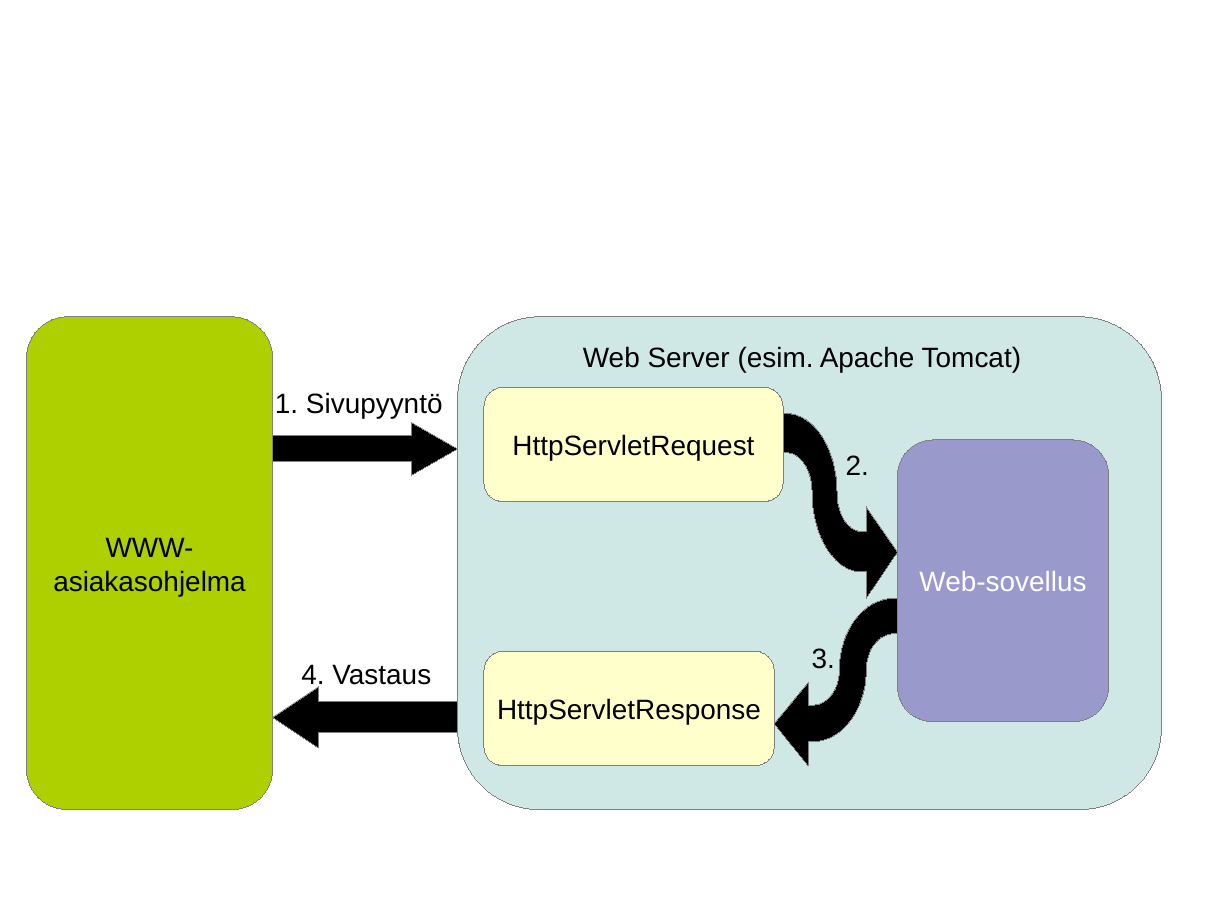
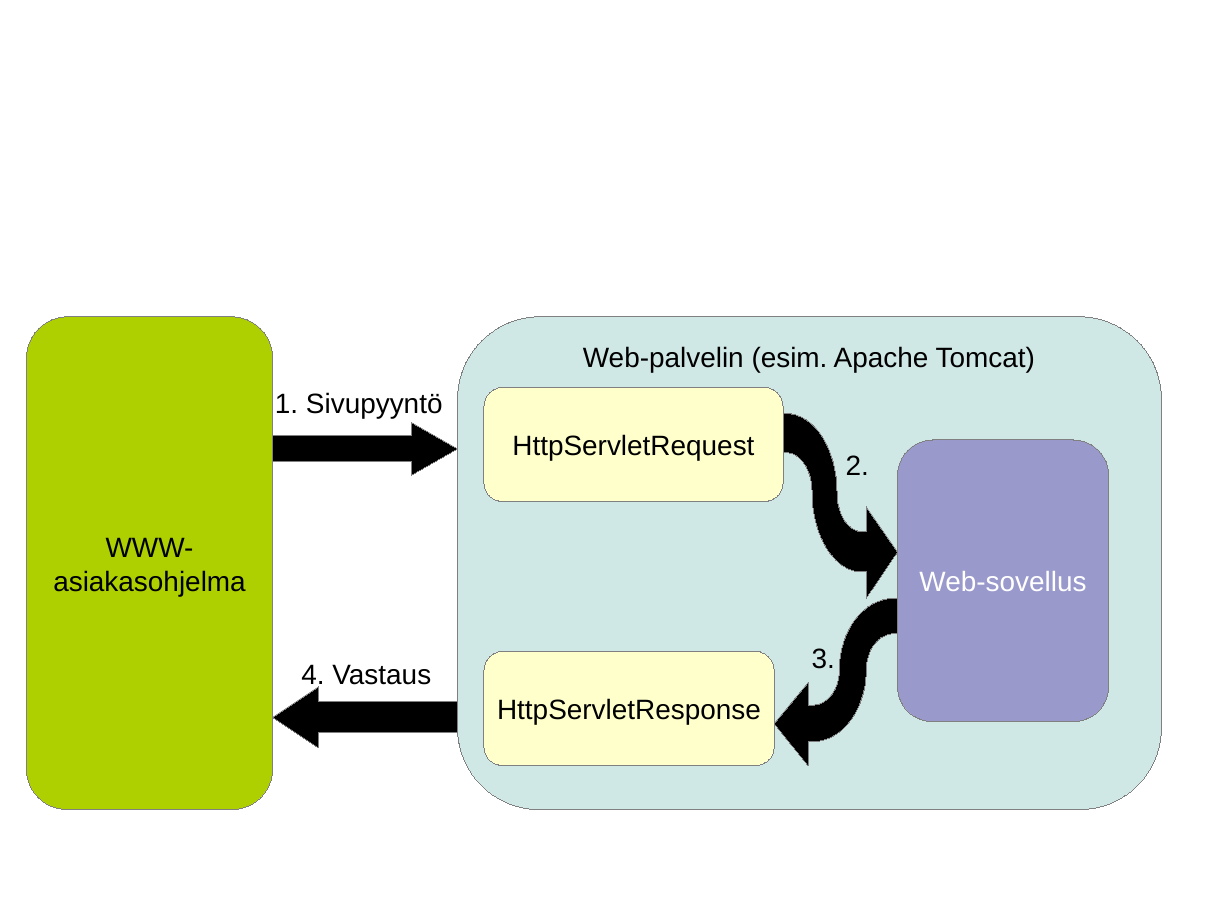
Before and after one commit to omjokine/gradu, a slide deck: slide 1 of kuvat/web_kuvat.odp. Drawn at 1232x924 pixels with LibreOffice and Linux fonts; fonts in the diff are those of the drawing. Boxes give left, top, right and bottom in pixels: in the first picture for what was removed or moved away, otherwise in the second. Text is boxed around its words. In the diff, an @@ line names an element or a change of style, - is before the commit and + after.

```diff
--- a/kuvat/web_kuvat.odp
+++ b/kuvat/web_kuvat.odp
@@ text at <box>583,346,1035,373</box>: text changed @@
-Web Server (esim. Apache Tomcat)
+Web-palvelin (esim. Apache Tomcat)
```
Also in this commit, not shown: 1 other slide changed, 4 other files.
